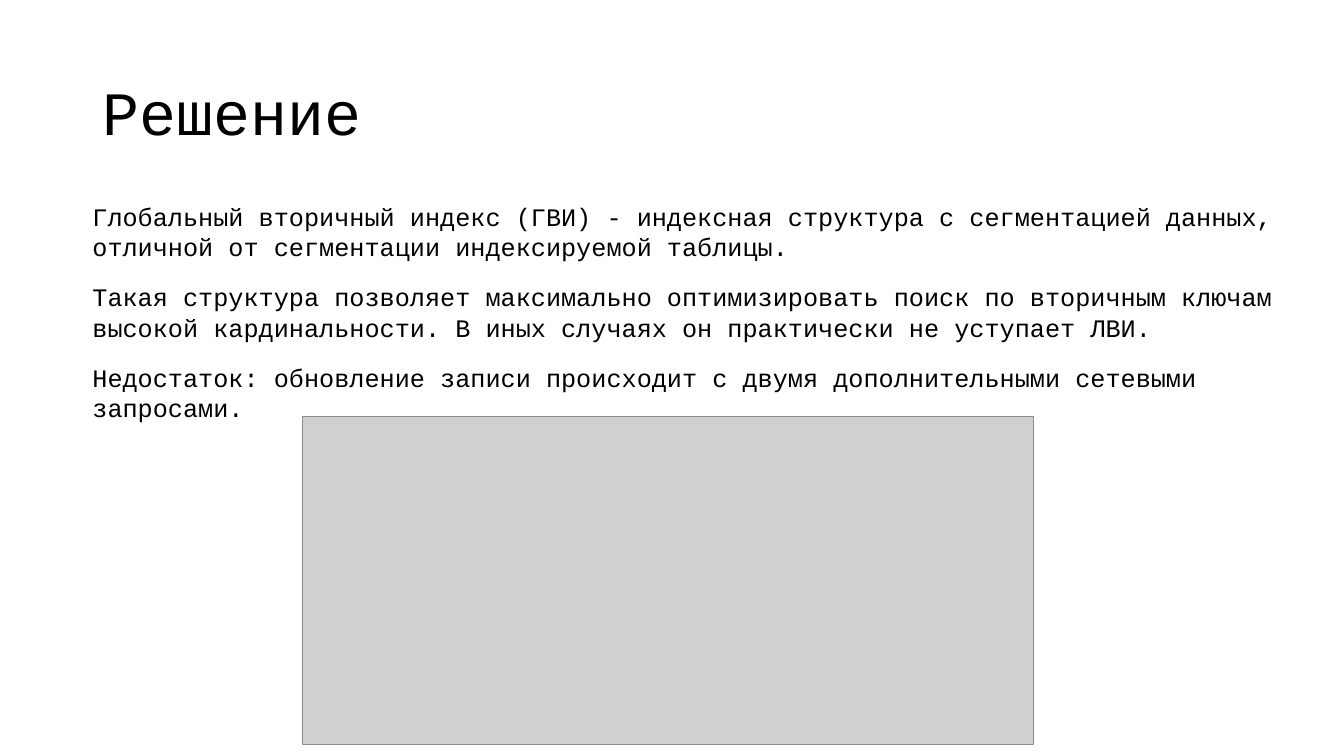
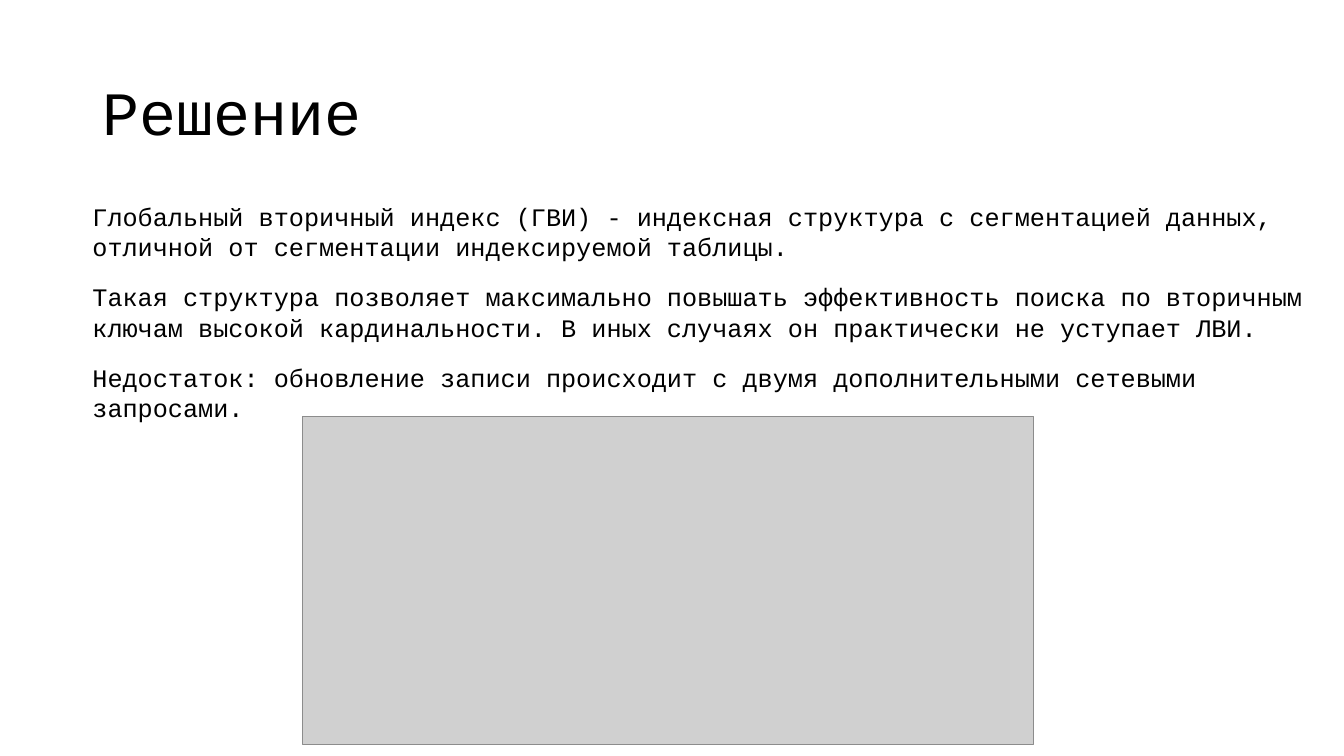
Before and after one commit to vitosotdihaet/pind, a slide deck: slide 6 of presentation.odp (slide 5 before the commit). Drawn at 1344x756 pixels with LibreOffice and Linux fonts; fonts in the diff are those of the drawing; grey boxes stand for pictures. Boxes give left, top, right and bottom in pixels: in the first picture for what was removed or moved away, otherwise in the second. Text is boxed around its words. In the diff, an @@ line names an element or a change of style, - is before the commit and + after.

Commit message:
presentation: wip

```diff
--- a/presentation.odp
+++ b/presentation.odp
@@ text at (x1=92, y1=288, x2=1302, y2=343): text changed @@
-Такая структура позволяет максимально оптимизировать поиск по вторичным ключам высокой кардинальности. В иных случаях он практически не уступает ЛВИ.
+Такая структура позволяет максимально повышать эффективность поиска по вторичным ключам высокой кардинальности. В иных случаях он практически не уступает ЛВИ.
```
Also in this commit, not shown: 6 other slides changed, 3 slides added, 2 other files.
